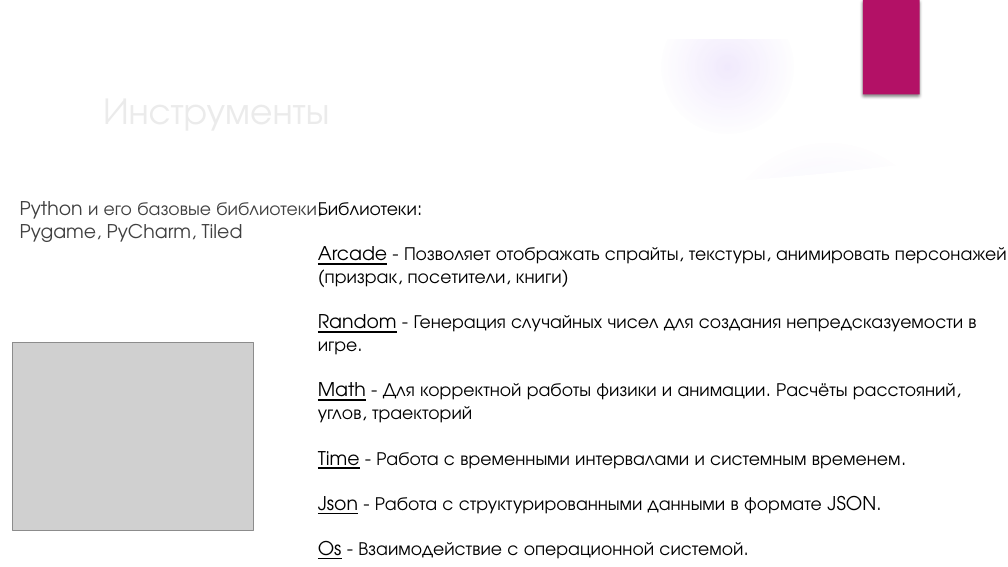
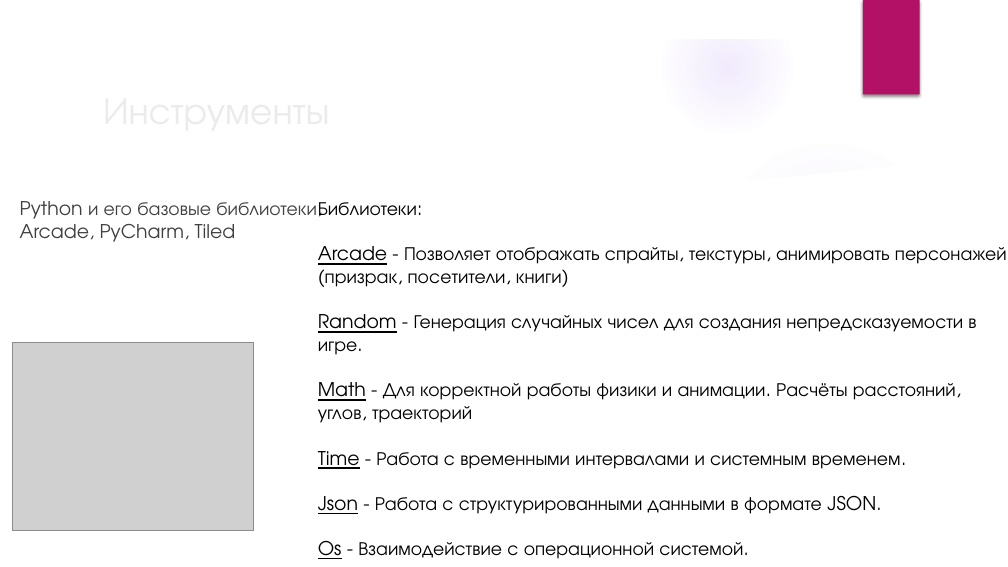
Before and after one commit to gdzimar127-coder/Fantom-of-library, a slide deck: slide 4 of фантом библиотеки (1).pptx. Drawn at 1008x567 pixels with LibreOffice and Linux fonts; fonts in the diff are those of the drawing; grey boxes stand for pictures; background and template pictures are left out. Boxes give left, top, right and bottom in pixels: in the first picture for what was removed or moved away, otherwise in the second. Text is boxed around its words. In the diff, an @@ line names an element or a change of style, - is before the commit and + after.

```diff
--- a/фантом библиотеки (1).pptx
+++ b/фантом библиотеки (1).pptx
@@ text at [20,201,322,242]: text changed @@
-Python и его базовые библиотеки, Pygame, PyCharm, Tiled
+Python и его базовые библиотеки, Arcade, PyCharm, Tiled
```
Also in this commit, not shown: 2 other slides changed.
